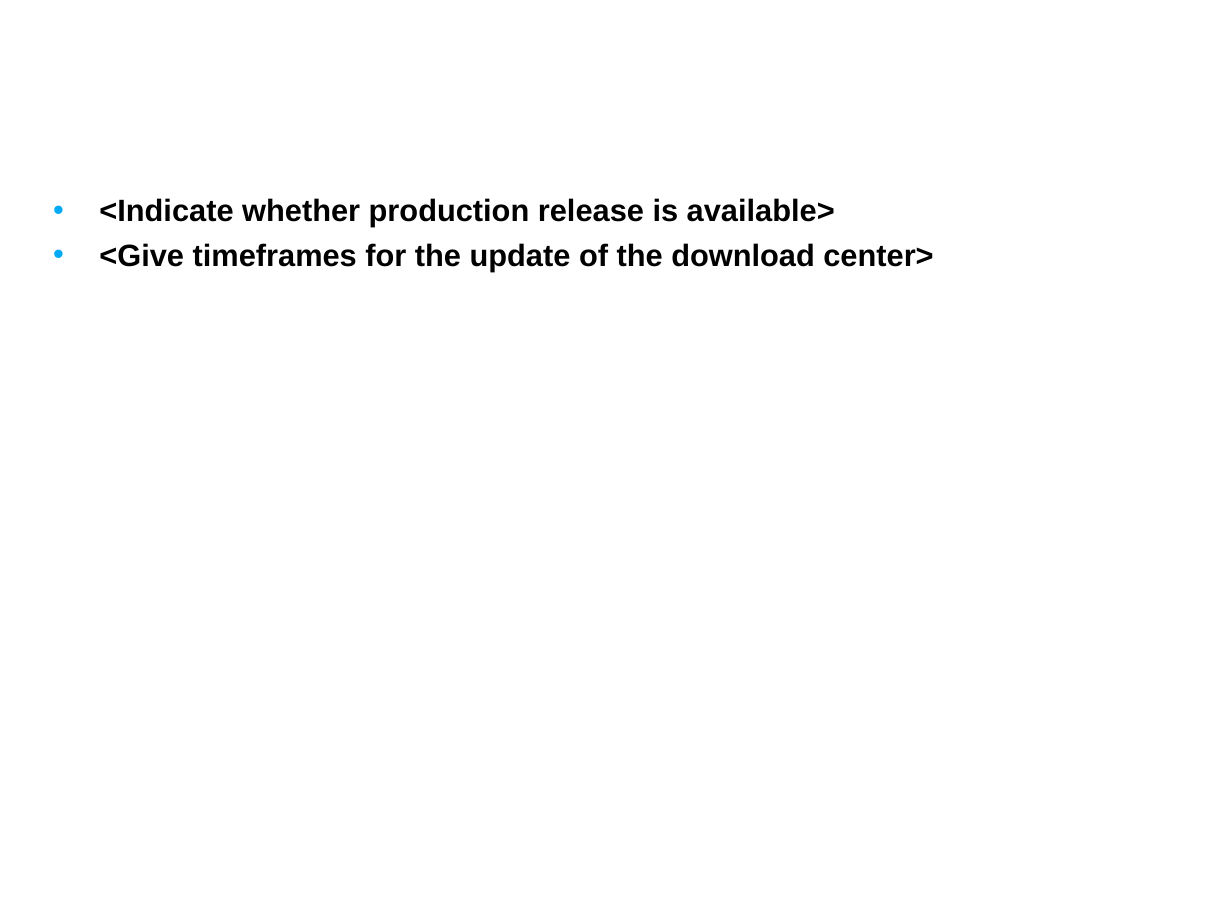
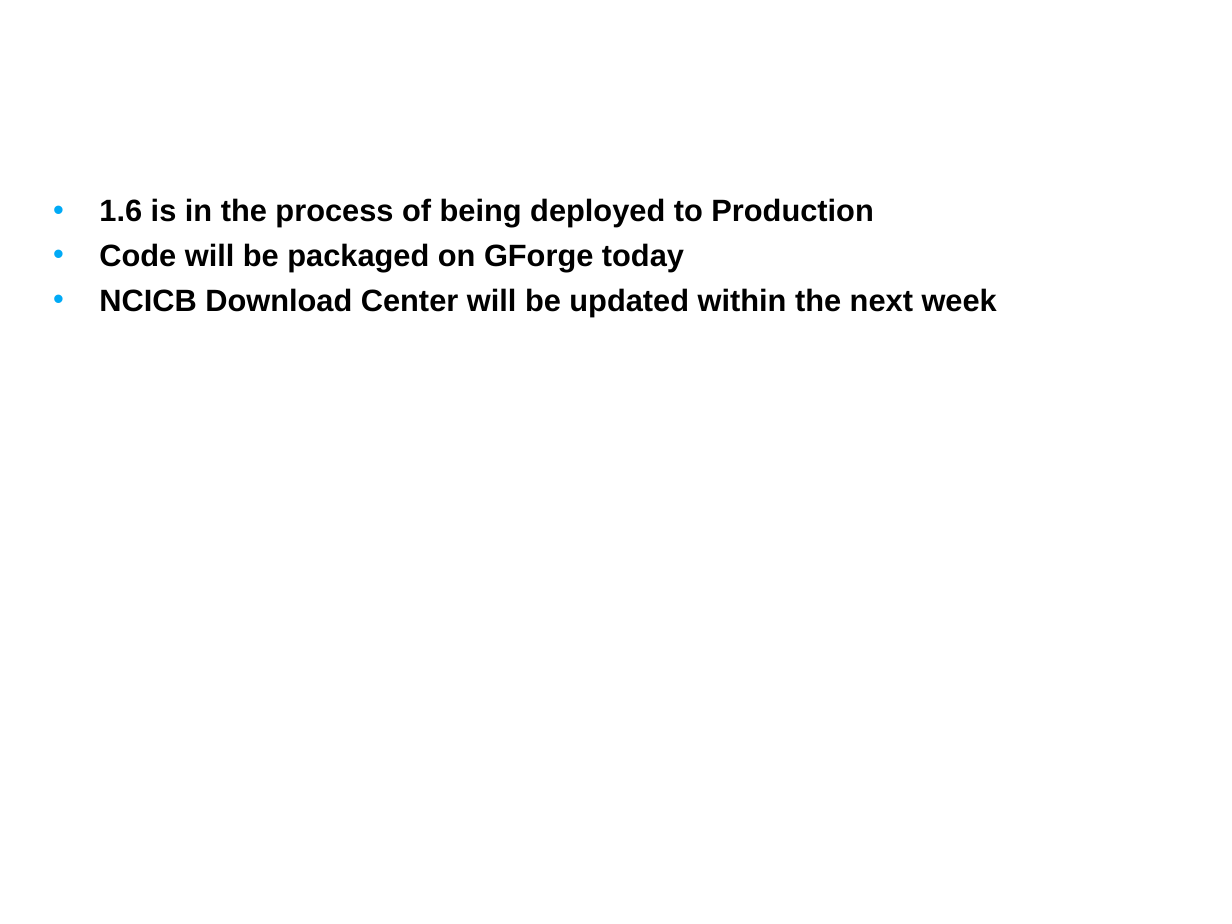
Before and after one commit to NCIP/caarray-docs, a slide deck: slide 4 of project_management/open_meetings/caArray User Community Meeting Nov28.ppt. Drawn at 1232x924 pixels with LibreOffice and Linux fonts; fonts in the diff are those of the drawing; background and template pictures are left out. Boxes give left, top, right and bottom in pixels: in the first picture for what was removed or moved away, otherwise in the second. Text is boxed around its words. In the diff, an @@ line names an element or a change of style, - is before the commit and + after.

```diff
--- a/project_management/open_meetings/caArray User Community Meeting Nov28.ppt
+++ b/project_management/open_meetings/caArray User Community Meeting Nov28.ppt
@@ text at (99, 198, 997, 316): text changed @@
-• <Indicate whether production release is available>
-• <Give timeframes for the update of the download center>
+• 1.6 is in the process of being deployed to Production
+• Code will be packaged on GForge today
+• NCICB Download Center will be updated within the next week
```
Also in this commit, not shown: 4 other slides changed, 4 slides added, 14 slides removed.
